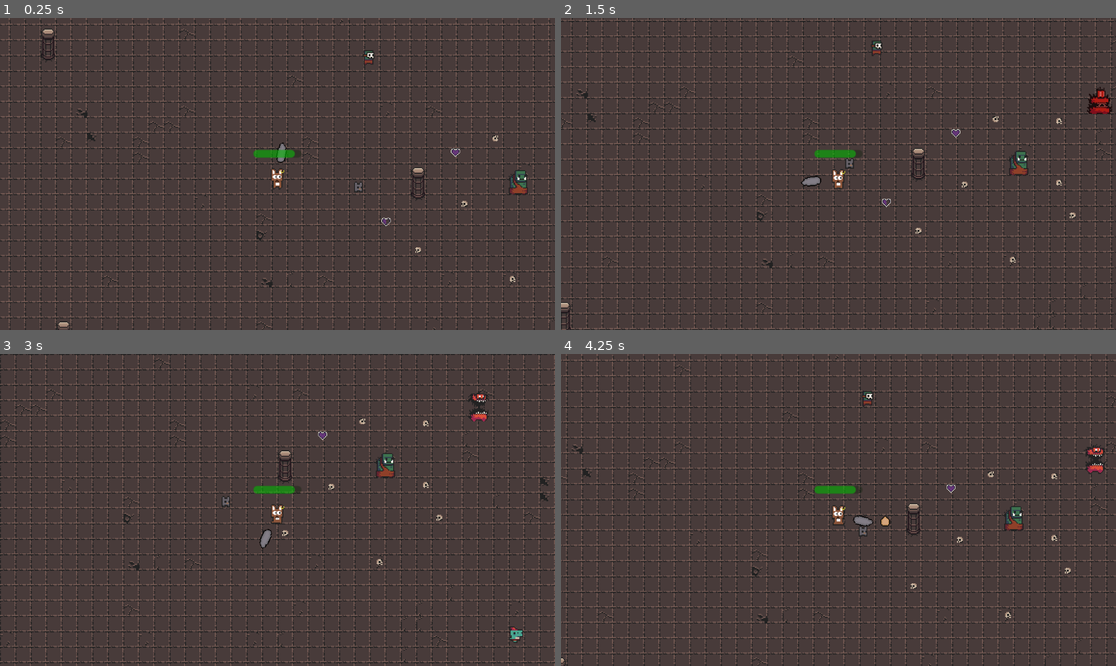
Above: before the commit, frames 1-4 (two rows, left to right).
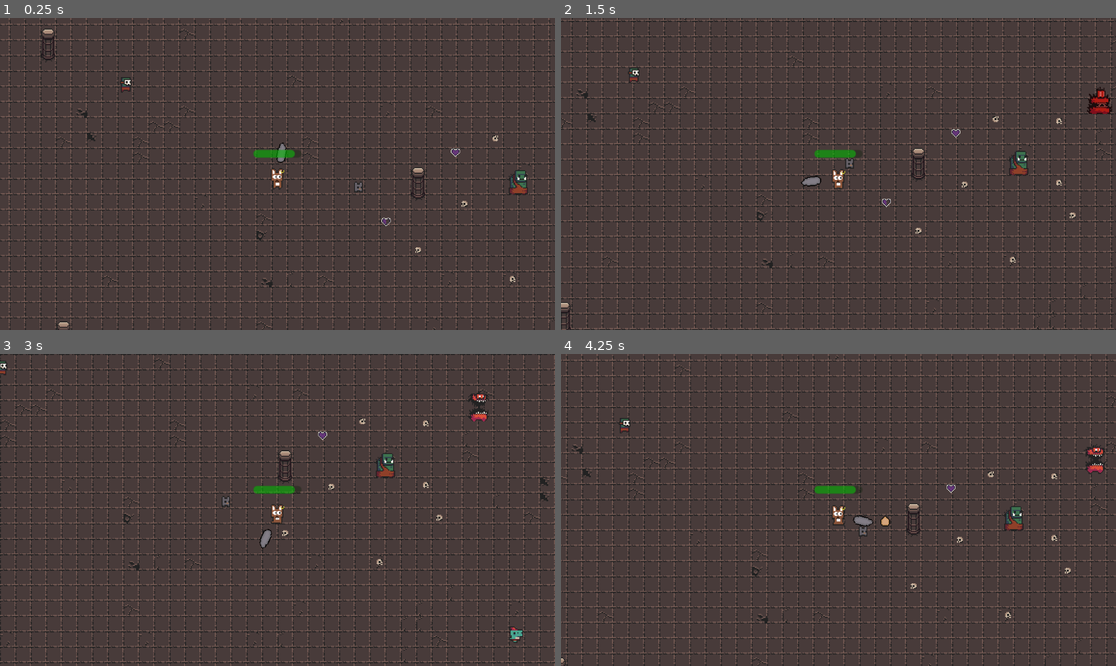
Above: after the commit, the same moments.

Repository: Naigma/proyecto_godot_2526
Game: Godot game, scene res://modules/levels/tutorial/tutorial.tscn
Same seed, same stepped clock (60 frames per second), same inputs: the game is played once before the commit and once after it. The project has no main scene, so this scene is started directly.
Inputs (mouse positions are in pixels of both pictures, inside the frame that each line leads up to):
- Up to frame 1 (0.25 s): no input
- Up to frame 2 (1.5 s): tap Enter (ui_accept) at 0.5, 0.6, 0.77, 1.07 s; move the mouse to (960, 158) at 0.52 s; hold D (right) 0.53-1.28 s; move the mouse to (727, 189) at 1.27 s; hold S (down) from 1.28 s (still down); tap E (interact) at 1.35 s
- Up to frame 3 (3 s): tap Enter (ui_accept) at 1.52, 1.55, 1.82, 2.1 s; move the mouse to (333, 441) at 2.02 s; release S (down) at 2.03 s; hold D (right) 2.03-2.78 s; move the mouse to (249, 572) at 2.77 s; hold W (up) from 2.78 s (still down); tap E (interact) at 2.85 s
- Up to frame 4 (4.25 s): tap Enter (ui_accept) at 3.02, 3.05, 3.32, 3.6, 3.77, 4.07 s; move the mouse to (1005, 556) at 3.52 s; release W (up) at 3.53 s; hold A (left) from 3.53 s (still down)

The runs differ from the first frame. In frame 1, 0.1% of the frame differs, in the area x 21-68%, y 10-24%; in frame 2, 0.1%; in frame 3, less than 0.1%; in frame 4, 0.1%.

Commit message:
flecheixos

Diff:
--- /dev/null
+++ b/modules/bullet/bullet.gd
@@ -0,0 +1,13 @@
+extends Area2D
+class_name Bullet
+
+@export var damage : int = 1
+@export var speed : float = 200
+var direction : Vector2 = Vector2.ZERO
+
+func _on_body_entered(body: Node2D) -> void:
+	if body is Player:
+		body.take_damage(damage)
+
+func _physics_process(delta: float) -> void:
+	position += direction * speed * delta
--- /dev/null
+++ b/modules/bullet/bullet.tscn
@@ -0,0 +1,21 @@
+[gd_scene load_steps=4 format=3 uid="uid://bg1m54whoscje"]
+
+[ext_resource type="Script" uid="uid://doxd3ltktuvqa" path="res://modules/bullet/bullet.gd" id="1_ihq3b"]
+[ext_resource type="Texture2D" uid="uid://bq2572wcd4bnf" path="res://assets/dungeon_tileset_ii/frames/weapon_arrow.png" id="2_h5j48"]
+
+[sub_resource type="CapsuleShape2D" id="CapsuleShape2D_damsx"]
+radius = 3.0
+height = 14.0
+
+[node name="Bullet" type="Area2D"]
+script = ExtResource("1_ihq3b")
+
+[node name="Sprite2D" type="Sprite2D" parent="."]
+position = Vector2(0, 1.1920929e-07)
+rotation = 1.5707964
+scale = Vector2(1.1428572, 0.5714286)
+texture = ExtResource("2_h5j48")
+
+[node name="CollisionShape2D" type="CollisionShape2D" parent="."]
+rotation = 1.5707964
+shape = SubResource("CapsuleShape2D_damsx")
--- a/modules/enemy_kami/enemy_kami.gd
+++ b/modules/enemy_kami/enemy_kami.gd
@@ -1,7 +1,7 @@
 extends CharacterBody2D
 class_name EnemyKami
 
-@export var health : int = 30
+@export var health : int = 50
 @onready var animator: AnimatedSprite2D = $AnimatedSprite2D
 @onready var explosion_area: Area2D = $ExplosionArea
 @onready var explosion_color: Sprite2D = $ExplosionColor
--- a/modules/enemy_wingardium/enemy_wingardium.tscn
+++ b/modules/enemy_wingardium/enemy_wingardium.tscn
@@ -10,10 +10,8 @@
 [ext_resource type="PackedScene" uid="uid://nsrck8jk81af" path="res://modules/FSM/FSM.tscn" id="9_4gytn"]
 [ext_resource type="Texture2D" uid="uid://b17e066qs373p" path="res://assets/dungeon_tileset_ii/frames/masked_orc_run_anim_f3.png" id="9_leok7"]
 [ext_resource type="Script" uid="uid://ddbbqcepbkhnl" path="res://modules/enemy_wingardium/enemy_wingardium_idle.gd" id="10_id15q"]
+[ext_resource type="PackedScene" uid="uid://bg1m54whoscje" path="res://modules/bullet/bullet.tscn" id="11_id15q"]
 [ext_resource type="Script" uid="uid://cp08jse0v0l76" path="res://modules/enemy_wingardium/enemy_wingardium_follow.gd" id="11_ljqgy"]
-
-[sub_resource type="RectangleShape2D" id="RectangleShape2D_0vsbg"]
-size = Vector2(12, 18)
 
 [sub_resource type="SpriteFrames" id="SpriteFrames_4gytn"]
 animations = [{
@@ -52,26 +50,34 @@
 "speed": 5.0
 }]
 
+[sub_resource type="RectangleShape2D" id="RectangleShape2D_0vsbg"]
+size = Vector2(10, 14)
+
 [node name="EnemyWingardium" type="CharacterBody2D"]
-
-[node name="CollisionShape2D" type="CollisionShape2D" parent="."]
-position = Vector2(1, 2)
-shape = SubResource("RectangleShape2D_0vsbg")
 
 [node name="AnimatedSprite2D" type="AnimatedSprite2D" parent="."]
 sprite_frames = SubResource("SpriteFrames_4gytn")
 animation = &"run"
 frame_progress = 0.504321
 
+[node name="CollisionShape2D" type="CollisionShape2D" parent="."]
+position = Vector2(1, 2)
+shape = SubResource("RectangleShape2D_0vsbg")
+
 [node name="FSM" parent="." node_paths=PackedStringArray("initial_state") instance=ExtResource("9_4gytn")]
 initial_state = NodePath("Idle")
 
 [node name="Follow" type="Node" parent="FSM" node_paths=PackedStringArray("enemy")]
 script = ExtResource("11_ljqgy")
+bullet_scene = ExtResource("11_id15q")
 enemy = NodePath("../..")
 metadata/_custom_type_script = "uid://cp08jse0v0l76"
+
+[node name="ShootTimer" type="Timer" parent="FSM/Follow"]
 
 [node name="Idle" type="Node" parent="FSM" node_paths=PackedStringArray("enemy")]
 script = ExtResource("10_id15q")
 enemy = NodePath("../..")
 metadata/_custom_type_script = "uid://ddbbqcepbkhnl"
+
+[connection signal="timeout" from="FSM/Follow/ShootTimer" to="FSM/Follow" method="shoot"]
--- a/modules/enemy_wingardium/enemy_wingardium_follow.gd
+++ b/modules/enemy_wingardium/enemy_wingardium_follow.gd
@@ -1,13 +1,16 @@
 extends State
 class_name EnemyWingardiumFollowState
 
+@export var bullet_scene : PackedScene
 @export var move_speed := 40.0
 @export var enemy: CharacterBody2D
 var player: CharacterBody2D
 
+@onready var shoot_timer: Timer = $ShootTimer
+
 func enter():
 	player = get_tree().get_first_node_in_group("player")
-	print(player)
+	shoot_timer.start()
 
 func physics_update(_delta: float):
 	var direction = player.global_position - enemy.global_position
@@ -22,3 +25,15 @@
 
 	if direction.length() > 170:
 		transitioned.emit(self,"idle")
+
+func shoot():
+	var instance = bullet_scene.instantiate() as Bullet
+
+	instance.direction = enemy.global_position.direction_to(player.global_position).normalized()
+	instance.global_position = enemy.global_position
+	instance.look_at(player.global_position)
+
+	get_parent().add_child(instance)
+
+func exit():
+	shoot_timer.stop()
--- a/modules/levels/tutorial/tutorial.tscn
+++ b/modules/levels/tutorial/tutorial.tscn
@@ -61,4 +61,4 @@
 position = Vector2(758, 169)
 
 [node name="EnemyWingardium" parent="." instance=ExtResource("8_xgc6r")]
-position = Vector2(530, 110)
+position = Vector2(278, 138)
Not shown, added: modules/bullet/bullet.gd.uid
Not shown: 1 places in modules/enemy_wingardium/enemy_wingardium.tscn that only renumber resources
